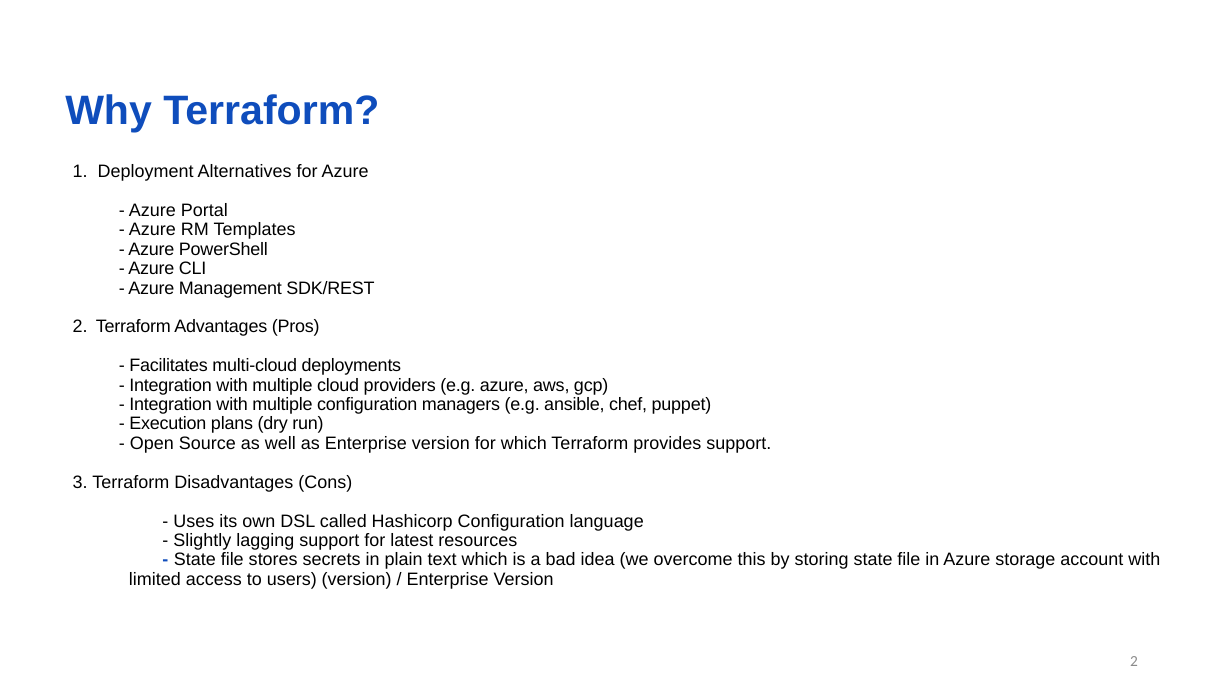
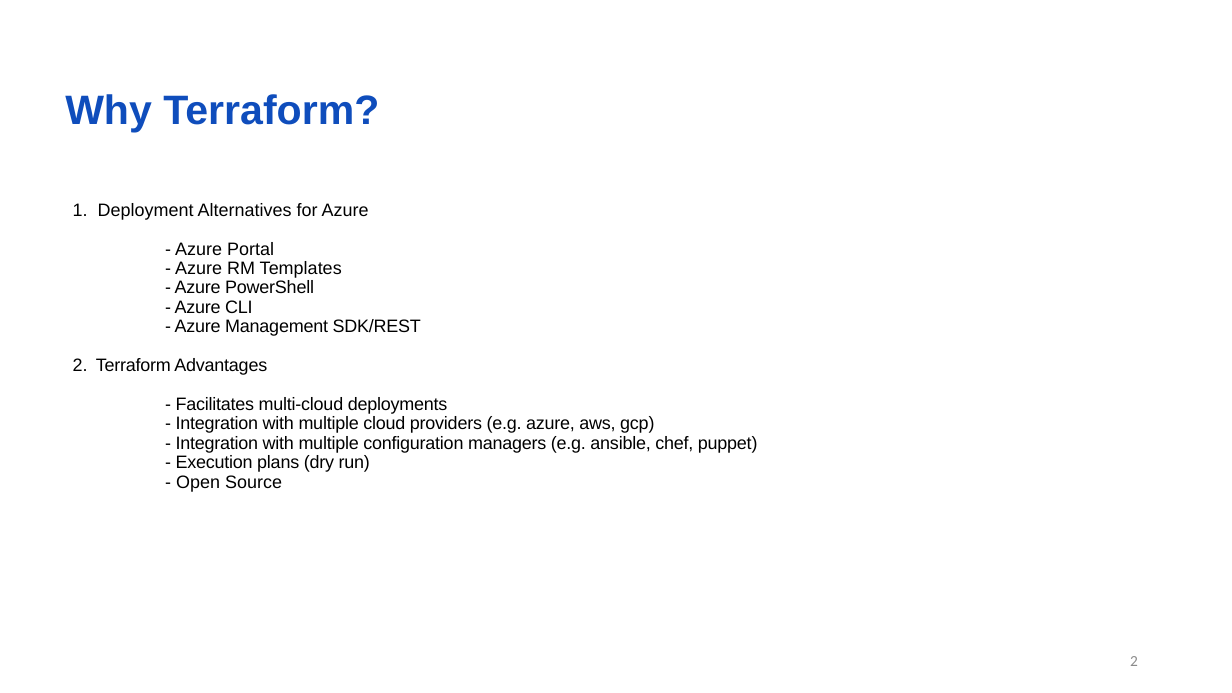
Before and after one commit to mahs86/Terraform_Slides, a slide deck: slide 2 of IaC using Terraform.pptx. Drawn at 1232x693 pixels with LibreOffice and Linux fonts; fonts in the diff are those of the drawing; background and template pictures are left out. Boxes give left, top, right and bottom in pixels: in the first picture for what was removed or moved away, otherwise in the second. Text is boxed around its words. In the diff, an @@ line names an element or a change of style, - is before the commit and + after.

```diff
--- a/IaC using Terraform.pptx
+++ b/IaC using Terraform.pptx
@@ text at (96,358,267,375): text changed @@
-2. Terraform Advantages (Pros)
+2. Terraform Advantages
@@ text at (176,475,282,492): text changed @@
-- Open Source as well as Enterprise version for which Terraform provides support.
-3. Terraform Disadvantages (Cons)
-- Uses its own DSL called Hashicorp Configuration language
-- Slightly lagging support for latest resources
-- State file stores secrets in plain text which is a bad idea (we overcome this by storing state file in Azure storage account with limited access to users) (version) / Enterprise Version
-- Vers
+- Open Source
```
Also in this commit, not shown: 3 other slides changed, 1 slide added, 3 slides removed, 12 other files.
